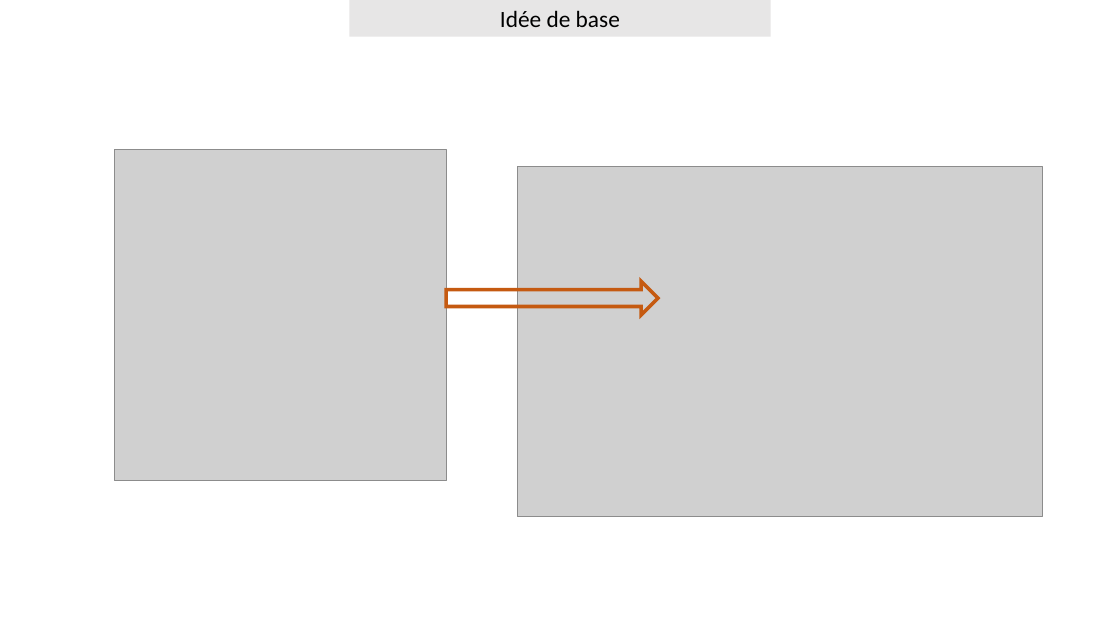
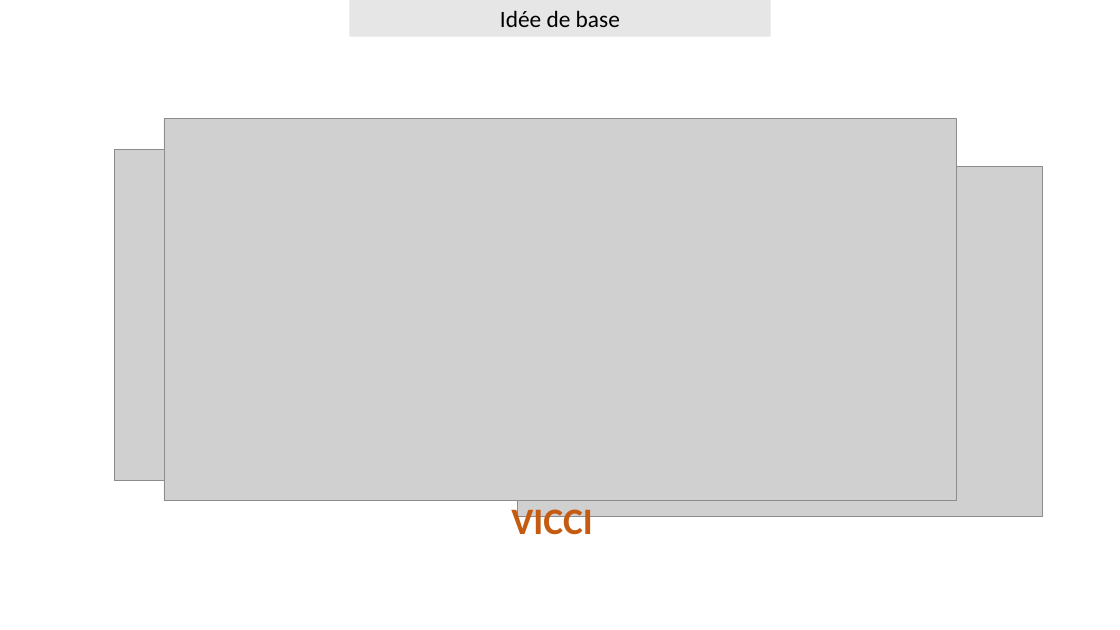
Before and after one commit to NicoJouss/MP_SFL_2019_G4_VICCI, a slide deck: slide 2 of Mini-projet G4 Camoesas-Jousseaume-Lebourhis.pptx. Drawn at 1120x630 pixels with LibreOffice and Linux fonts; fonts in the diff are those of the drawing; grey boxes stand for pictures; background and template pictures are left out. Boxes give left, top, right and bottom in pixels: in the first picture for what was removed or moved away, otherwise in the second. Text is boxed around its words. In the diff, an @@ line names an element or a change of style, - is before the commit and + after.

```diff
--- a/Mini-projet G4 Camoesas-Jousseaume-Lebourhis.pptx
+++ b/Mini-projet G4 Camoesas-Jousseaume-Lebourhis.pptx
@@ picture added at [164,118,956,501] @@
@@ right arrow removed at [446,281,658,315] @@
@@ text added at [511,503,592,544], 32 pt, text #C55A11, bold @@
+VICCI
```
Also in this commit, not shown: 1 other slide changed, 2 slides added, 2 slides removed.
